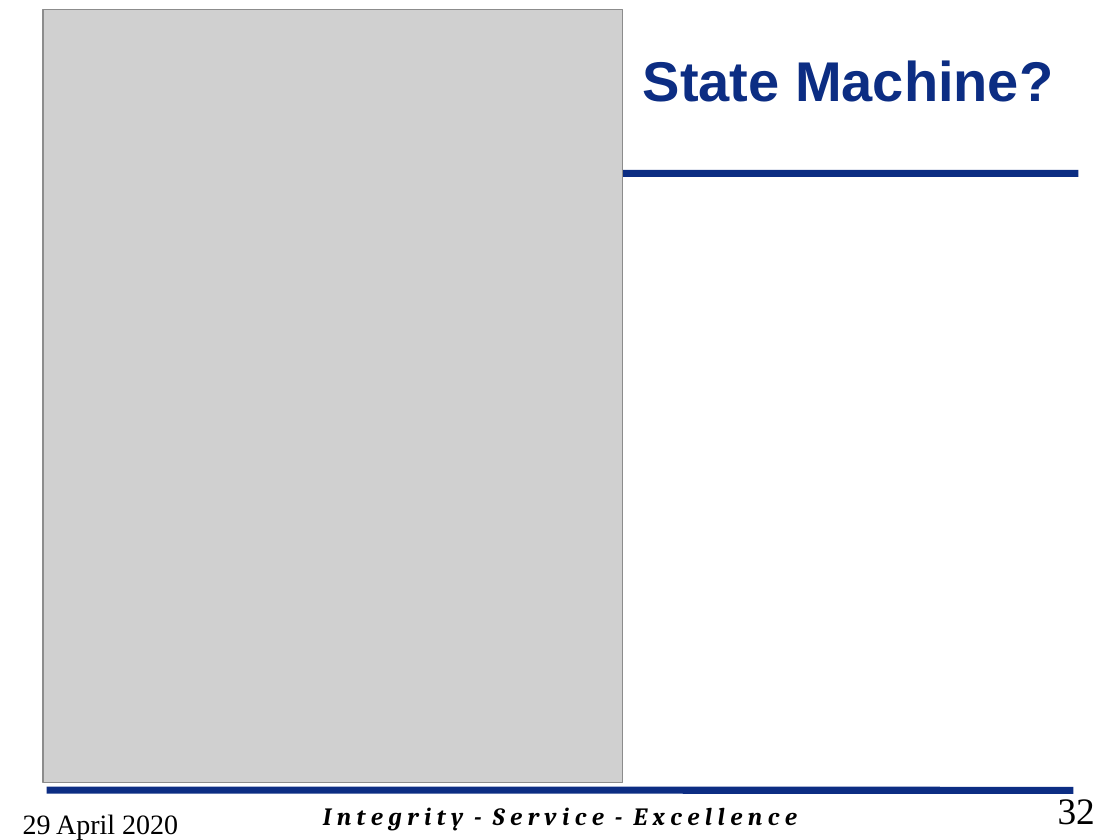
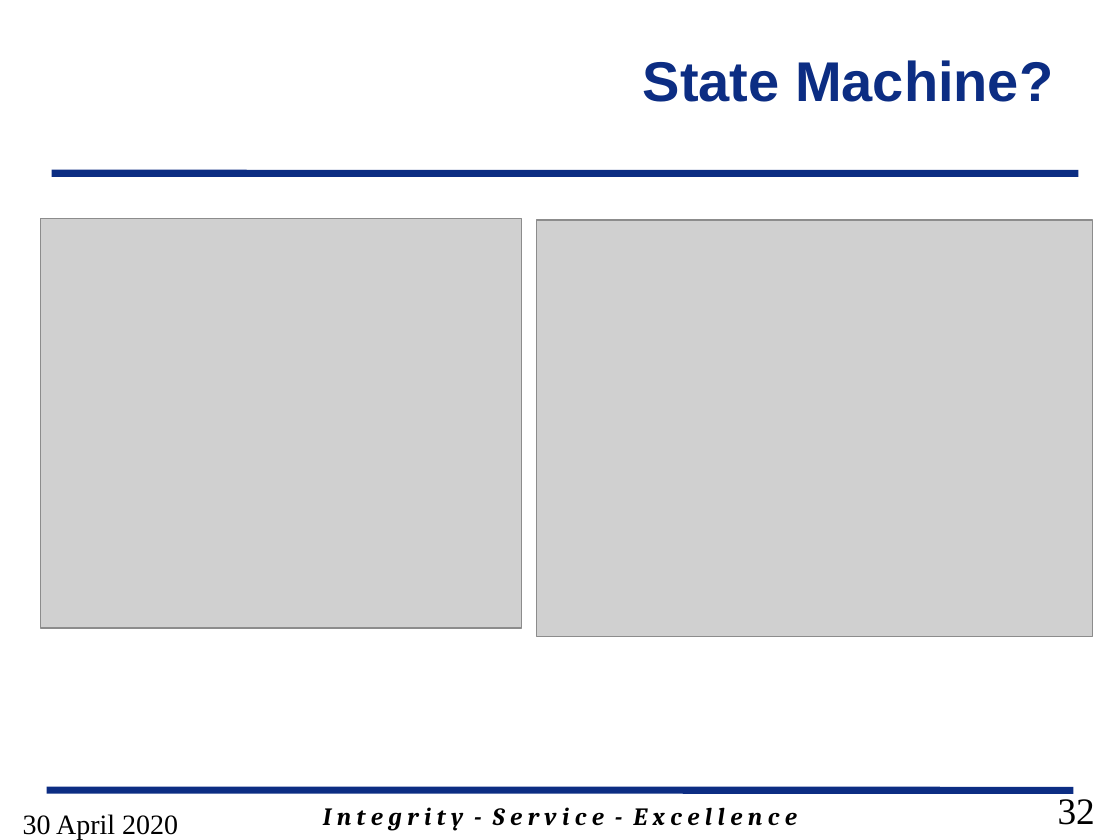
Before and after one commit to GeorgeYork/ECE383_web, a slide deck: slide 32 of lecture/slides/ECE_383_Lec24.pptx. Drawn at 1120x840 pixels with LibreOffice and Linux fonts; fonts in the diff are those of the drawing; grey boxes stand for pictures; background and template pictures are left out. Boxes give left, top, right and bottom in pixels: in the first picture for what was removed or moved away, otherwise in the second. Text is boxed around its words. In the diff, an @@ line names an element or a change of style, - is before the commit and + after.

Commit message:
changed state machine picture

```diff
--- a/lecture/slides/ECE_383_Lec24.pptx
+++ b/lecture/slides/ECE_383_Lec24.pptx
@@ picture removed at (43, 10, 622, 782) @@
@@ picture added at (40, 218, 521, 628) @@
@@ picture added at (536, 220, 1093, 636) @@
@@ text at (23, 814, 178, 840): text changed @@
-29 April 2020
+30 April 2020
```
Also in this commit, not shown: 11 other slides changed.
